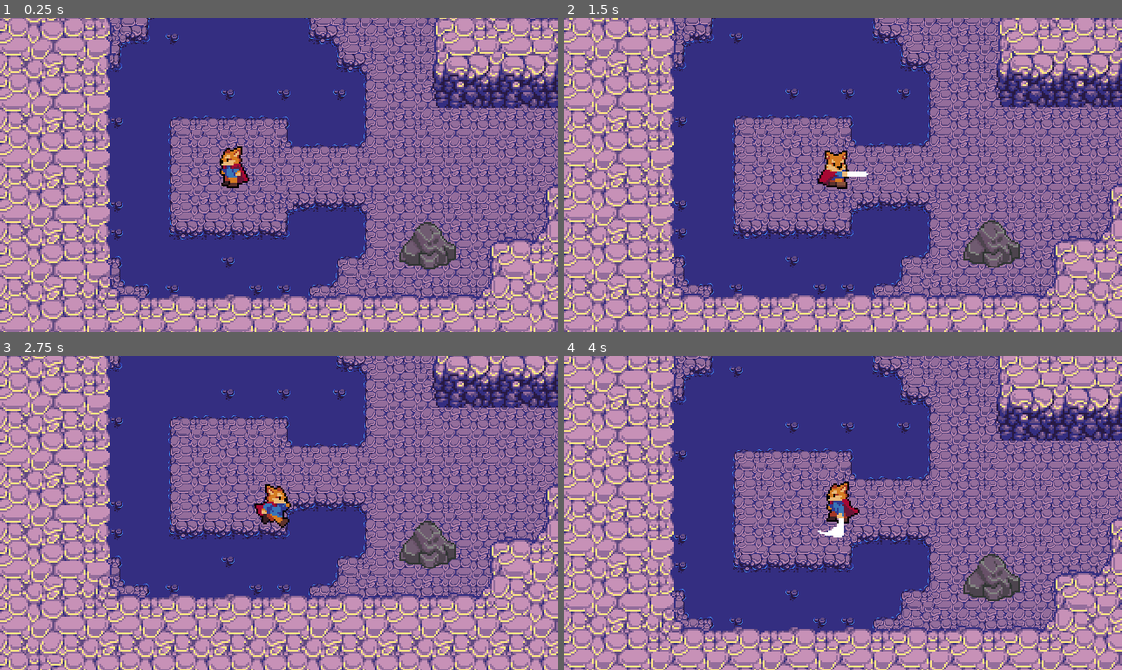
Above: before the commit, frames 1-4 (two rows, left to right).
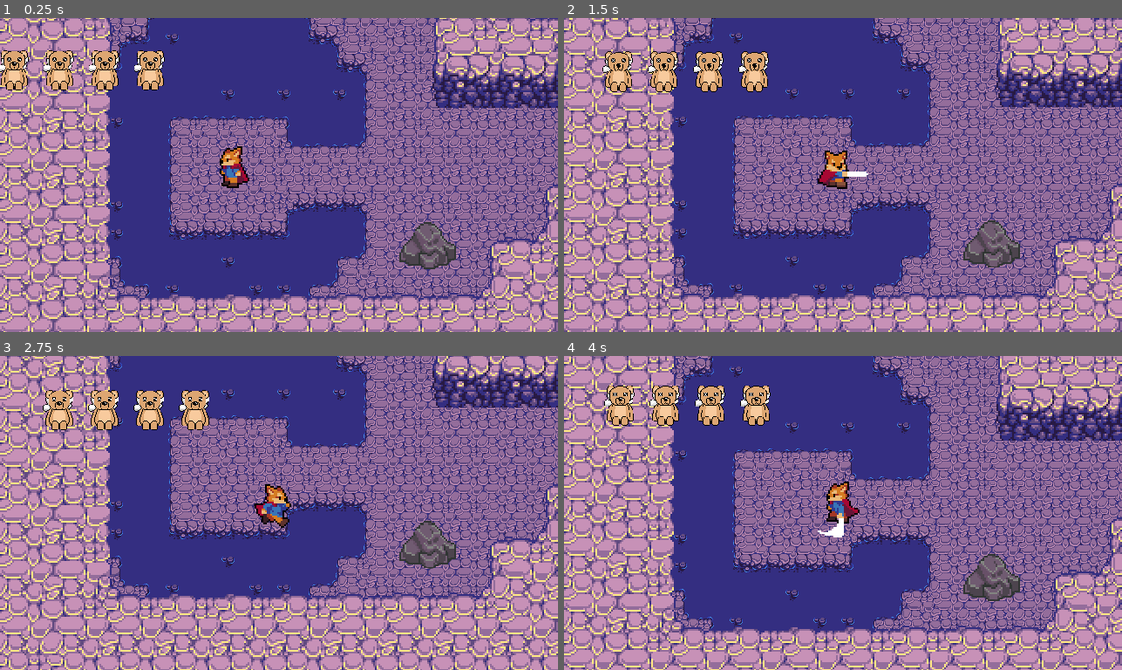
Above: after the commit, the same moments.

Repository: cjohansson93/Teddy
Game: Godot game, scene res://CaveLevel.tscn
Same seed, same stepped clock (60 frames per second), same inputs: the game is played once before the commit and once after it.
Inputs:
- Up to frame 1 (0.25 s): no input
- Up to frame 2 (1.5 s): tap Enter at 0.5 s; hold Right (ui_right) 0.53-1.28 s; tap Space (attack) at 0.6, 1.35 s; hold Down (ui_down) from 1.28 s (still down)
- Up to frame 3 (2.75 s): release Down (ui_down) at 2.03 s; hold Right (ui_right) from 2.03 s (still down); tap Space (attack) at 2.1 s
- Up to frame 4 (4 s): release Right (ui_right) at 2.78 s; hold Up (ui_up) 2.78-3.53 s; tap Space (attack) at 2.85, 3.6 s; hold Left (ui_left) from 3.53 s (still down)

The runs differ from the first frame. In frame 1, 2.3% of the frame differs, in the area x 0-30%, y 10-24%; in frame 2, 2.3%; in frame 3, 2.3%, in the area x 7-38%, y 10-24%; in frame 4, 2.3%.
Error after the commit: Invalid type in built-in function 'min'. Cannot convert argument 1 from Nil to float. (res://Stats.gd:12)

Commit message:
moreupdates

Diff:
--- a/CaveLevel.tscn
+++ b/CaveLevel.tscn
@@ -478,24 +478,6 @@
 [node name="CollisionShape2D" parent="Portal" index="0"]
 position = Vector2( -0.946014, -1.26134 )
 
-[node name="HealthUI" type="Control" parent="."]
-margin_right = 88.0
-margin_bottom = 14.0
-__meta__ = {
-"_edit_use_anchors_": false
-}
-
-[node name="Label" type="Label" parent="HealthUI"]
-margin_left = 3.8147e-06
-margin_top = -0.0883789
-margin_right = 88.0
-margin_bottom = 13.9116
-rect_scale = Vector2( 0.770855, 0.723238 )
-text = "HP = 4"
-__meta__ = {
-"_edit_use_anchors_": false
-}
-
 [node name="YSort" parent="." instance=ExtResource( 2 )]
 
 [node name="Player" parent="YSort" index="0"]
@@ -503,7 +485,7 @@
 collision_layer = 3
 collision_mask = 3
 
-[node name="AnimationTree" parent="YSort/Player" index="3"]
+[node name="AnimationTree" parent="YSort/Player" index="4"]
 parameters/playback = SubResource( 42 )
 
 [node name="CollisionShape2D" parent="YSort/Player/Hurtbox" index="0"]
--- a/Player.gd
+++ b/Player.gd
@@ -12,12 +12,14 @@
 
 var state = MOVE
 var velocity = Vector2.ZERO
+var stats = PlayerStats
 
 onready var animationPlayer = $AnimationPlayer
 onready var animationTree = $AnimationTree
 onready var animationState = animationTree.get("parameters/playback")
 
 func _ready():
+	stats.connect("no_health", self, "queue_free")
 	animationTree.active = true
 	self.global_position = Global.player_initial_map_position
 
--- a/Player/Player.tscn
+++ b/Player/Player.tscn
@@ -1,8 +1,9 @@
-[gd_scene load_steps=38 format=2]
+[gd_scene load_steps=39 format=2]
 
 [ext_resource path="res://Player/Player.png" type="Texture" id=1]
 [ext_resource path="res://Player.gd" type="Script" id=2]
 [ext_resource path="res://Boxes/Hurtbox.tscn" type="PackedScene" id=3]
+[ext_resource path="res://UI/HealthUI.tscn" type="PackedScene" id=4]
 
 [sub_resource type="CapsuleShape2D" id=1]
 radius = 3.99999
@@ -353,6 +354,13 @@
 
 [node name="Player" type="KinematicBody2D"]
 script = ExtResource( 2 )
+
+[node name="HealthUI" parent="." instance=ExtResource( 4 )]
+margin_left = -138.0
+margin_top = -77.0
+margin_right = -50.0
+margin_bottom = -63.0
+rect_scale = Vector2( 0.4, 0.4 )
 
 [node name="Sprite" type="Sprite" parent="."]
 position = Vector2( 0, -9 )
--- /dev/null
+++ b/Player/PlayerStats.tscn
@@ -0,0 +1,6 @@
+[gd_scene load_steps=2 format=2]
+
+[ext_resource path="res://Stats.tscn" type="PackedScene" id=1]
+
+[node name="PlayerStats" instance=ExtResource( 1 )]
+max_health = 4
--- /dev/null
+++ b/Stats.gd
@@ -0,0 +1,22 @@
+extends Node
+
+export(int) var max_health = 1 setget set_max_health
+onready var health = max_health setget set_health
+
+signal no_health
+signal health_changed(value)
+signal max_health_changed(value)
+
+func set_max_health(value):
+	max_health = value
+	self.health = min(health, max_health)
+	emit_signal("max_health_changed")
+
+func set_health(value):
+	health = value
+	emit_signal("health_changed",health)
+	if health <= 0:
+		emit_signal("no_health")
+
+func _ready():
+	self.health = max_health
--- /dev/null
+++ b/Stats.tscn
@@ -0,0 +1,6 @@
+[gd_scene load_steps=2 format=2]
+
+[ext_resource path="res://Stats.gd" type="Script" id=1]
+
+[node name="Stats" type="Node"]
+script = ExtResource( 1 )
--- a/UI/HealthUI.gd
+++ b/UI/HealthUI.gd
@@ -1,16 +1,24 @@
 extends Control
 
-var health = 4 setget set_health
-var max_health = 4 setget set_max_health
+var hearts = 4 setget set_hearts
+var max_hearts = 4 setget set_max_hearts
 
-onready var label = $Label
+onready heartUIFull = $HeartUIFull
+onready heartUIEmpty = $HeartUIEmpty
 
-func set_health(value):
-	health = clamp(value, 0 , max_health)
+func set_hearts(value):
+	hearts = clamp(value, 0 , max_hearts)
+	if heartUIFull != null:
+		heartUIFull.rect_size.x = hearts * 65
 
-func set_max_health(value):
-	max_health = max(value, 1)
+func set_max_hearts(value):
+	max_hearts = max(value, 1)
+	self.heart = min(hearts, max_hearts)
+	if heartUIEmpty != null:
+		heartUIEmpty.rect_size.x = max_hearts * 65
 
 func _ready():
-	self.max_health = PlayerStats.max_health
-	self.health = PLayerStats
+	self.max_hearts = PlayerStats.max_health
+	self.hearts = PlayerStats.health
+	PlayerStats.connect("health_changed",self, "set_hearts")
+	PlayerStats.connect("max_health_changed", self, "set_max_hearts")
--- a/UI/HealthUI.tscn
+++ b/UI/HealthUI.tscn
@@ -1,8 +1,10 @@
-[gd_scene load_steps=2 format=2]
+[gd_scene load_steps=4 format=2]
 
 [ext_resource path="res://UI/HealthUI.gd" type="Script" id=1]
+[ext_resource path="res://UI/HPDown2.png" type="Texture" id=2]
+[ext_resource path="res://UI/HP.png" type="Texture" id=3]
 
-[node name="Control" type="Control"]
+[node name="HealthUI" type="Control"]
 margin_right = 88.0
 margin_bottom = 14.0
 script = ExtResource( 1 )
@@ -10,7 +12,20 @@
 "_edit_use_anchors_": false
 }
 
-[node name="Label" type="Label" parent="."]
-margin_right = 88.0
-margin_bottom = 14.0
-text = "HP = 4"
+[node name="HeartUIEmpty" type="TextureRect" parent="."]
+margin_right = 256.0
+margin_bottom = 64.0
+texture = ExtResource( 2 )
+stretch_mode = 2
+__meta__ = {
+"_edit_use_anchors_": false
+}
+
+[node name="HeartUIFull" type="TextureRect" parent="."]
+margin_right = 256.0
+margin_bottom = 64.0
+texture = ExtResource( 3 )
+stretch_mode = 2
+__meta__ = {
+"_edit_use_anchors_": false
+}
--- a/project.godot
+++ b/project.godot
@@ -16,6 +16,7 @@
 
 [autoload]
 
+PlayerStats="*res://Player/PlayerStats.tscn"
 Global="*res://Global.gd"
 
 [display]
Binary file added: UI/HP.png
Not shown, added: UI/HP.png.import
Binary file added: UI/HPDown1.png
Not shown, added: UI/HPDown1.png.import
Binary file added: UI/HPDown2.png
Not shown, added: UI/HPDown2.png.import
